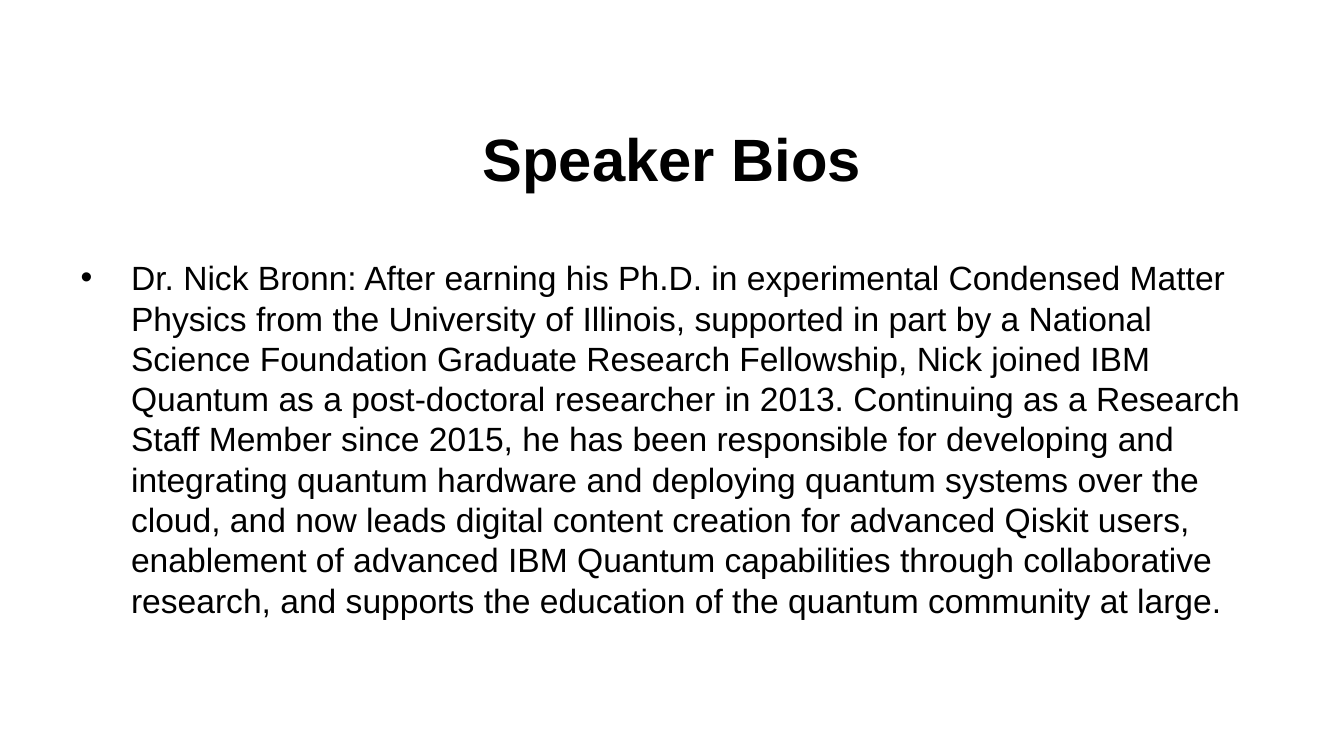
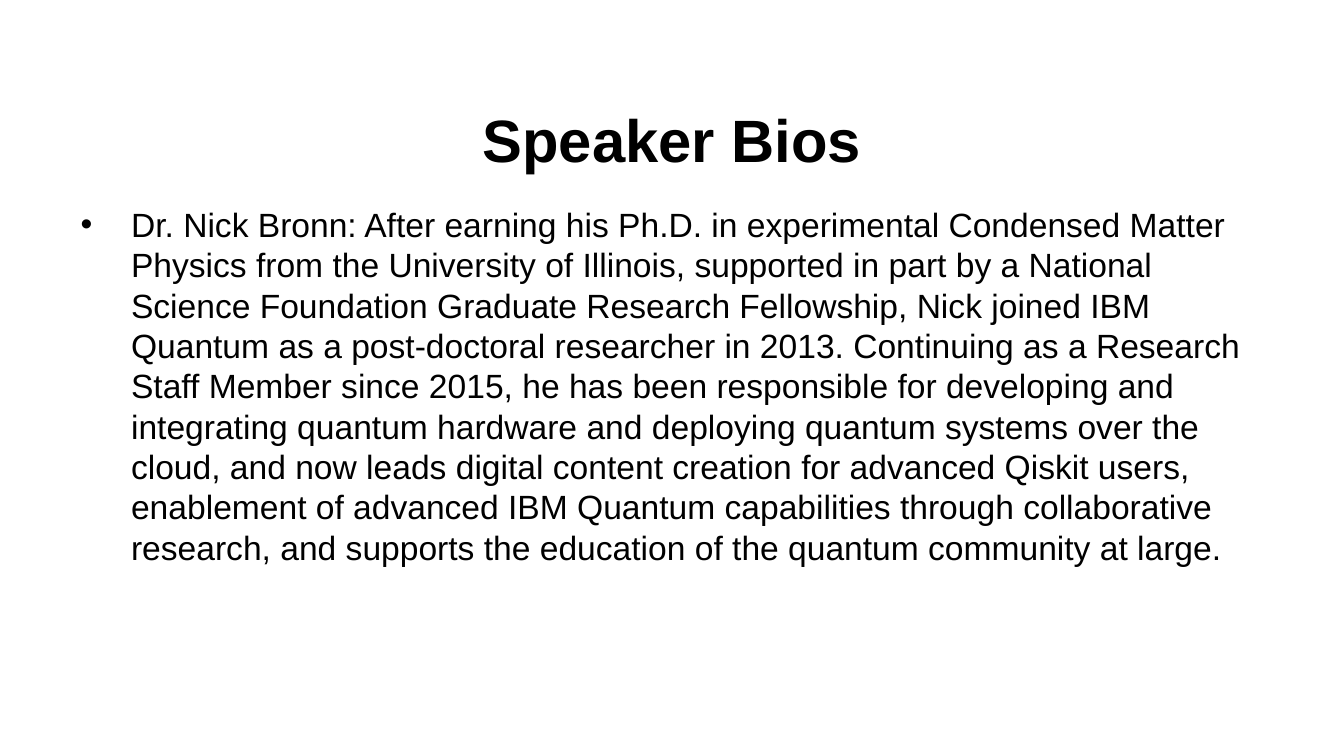
Before and after one commit to Shark-y/QiskitFallFest, a slide deck: slide 6 of materials/QiskitFallFest23.pptx. Drawn at 1344x756 pixels with LibreOffice and Linux fonts; fonts in the diff are those of the drawing; background and template pictures are left out. Boxes give left, top, right and bottom in pixels: in the first picture for what was removed or moved away, otherwise in the second. Text is boxed around its words. In the diff, an @@ line names an element or a change of style, - is before the commit and + after.

```diff
--- a/materials/QiskitFallFest23.pptx
+++ b/materials/QiskitFallFest23.pptx
@@ title "Speaker Bios": place and size @@
-title "Speaker Bios" at box(483, 137, 860, 193)
+title "Speaker Bios" at box(483, 118, 860, 173)
@@ text "Dr. Nick Bronn: After earning ...": place and size @@
-text "Dr. Nick Bronn: After earning ..." at box(131, 265, 1240, 619)
+text "Dr. Nick Bronn: After earning ..." at box(131, 212, 1240, 566)
```
Also in this commit, not shown: 3 other slides changed, 2 other files.
